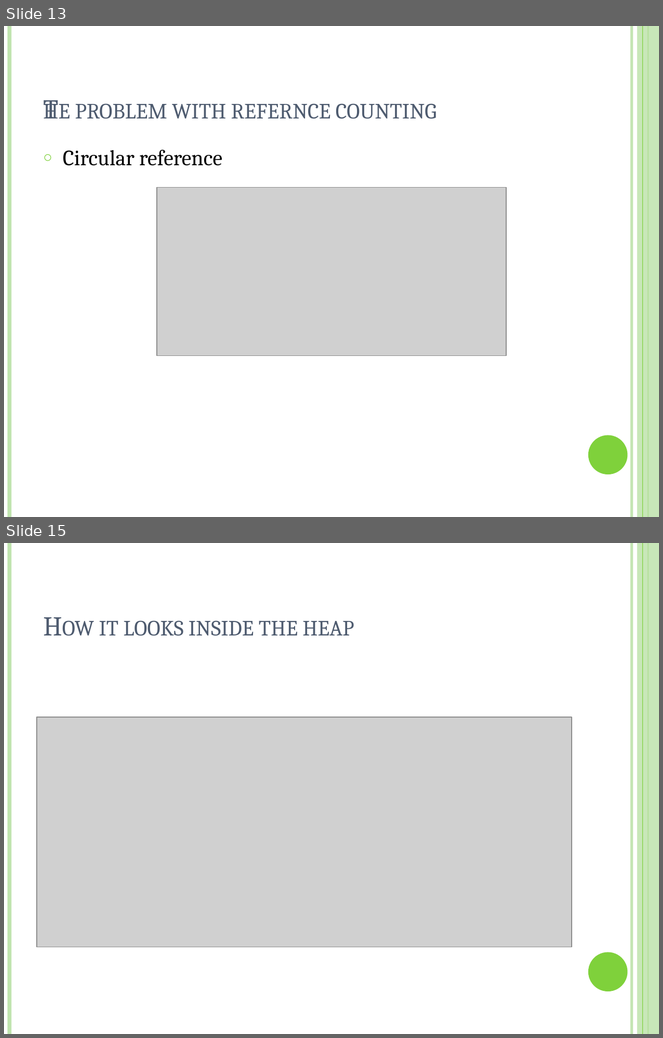
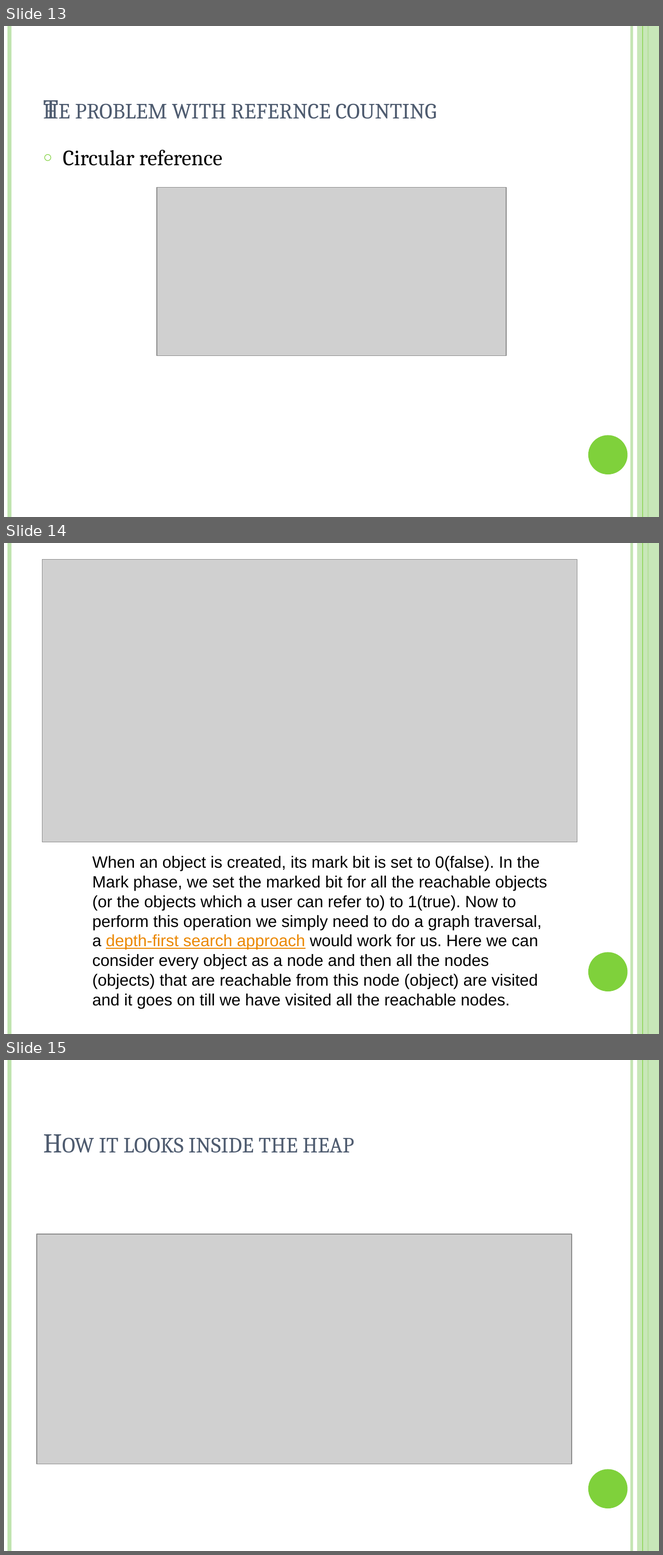
Before and after one commit to ntedgi/infra-meetings, a slide deck: GC&memLeaks/demand-mem-leak.pptx. Shown one above the other, each under a label of ours: slides 13 and 15 before the commit, slides 13, 14 and 15 after it; the slides between them are not shown. The pictures are 663x1038 and 663x1555 pixels, drawn with LibreOffice and Linux fonts; fonts in the diff are those of the drawing; grey boxes stand for pictures. Boxes give left, top, right and bottom in pixels: in the first picture for what was removed or moved away, otherwise in the second. Text is boxed around its words. In the diff, an @@ line names an element or a change of style, - is before the commit and + after.

```diff
--- a/GC&memLeaks/demand-mem-leak.pptx
+++ b/GC&memLeaks/demand-mem-leak.pptx
@@ slide 14 added at [4,543,659,1034], background #FFFFFF; not listed: 6 template elements that a slide beside it also shows @@
@@ picture added at [42,560,577,843] @@
@@ text added at [92,856,547,1009], 18 pt, text #000000 @@
+When an object is created, its mark bit is set to 0(false). In the Mark phase, we set the marked bit for all the reachable objects (or the objects which a user can refer to) to 1(true). Now to perform this operation we simply need to do a graph traversal, a depth-first search approach would work for us. Here we can consider every object as a node and then all the nodes (objects) that are reachable from this node (object) are visited and it goes on till we have visited all the reachable nodes.
```
Also in this commit, not shown: 4 slides changed, 1 other slide added, 1 slide removed, 3 other files.
